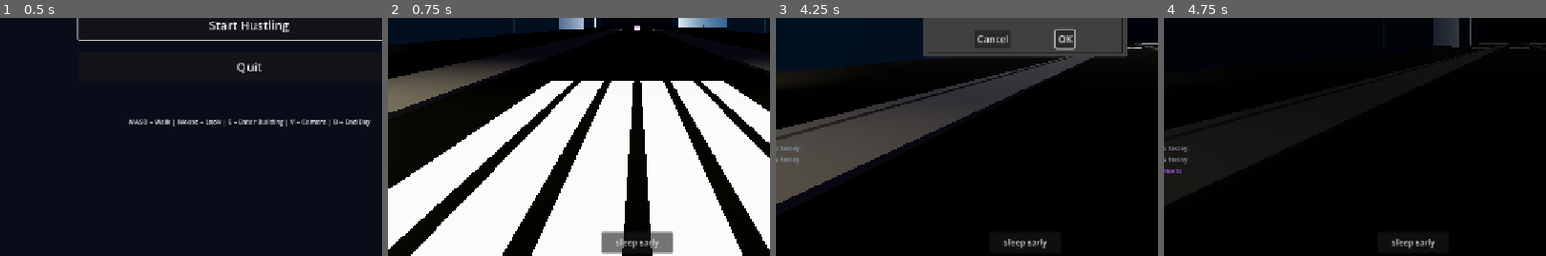
Above: before the commit, frames 1-4 (left to right).
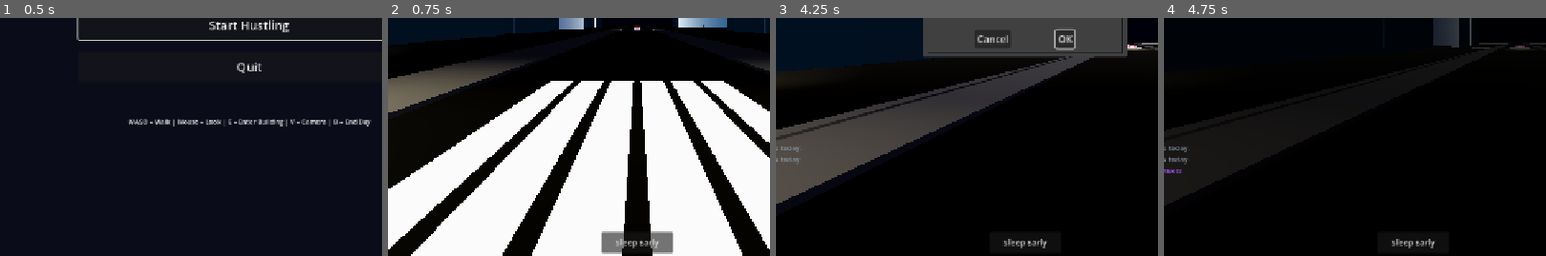
Above: after the commit, the same moments.

Repository: buttergolemcode/unemploymentsimulator
Game: Godot game, scene res://scenes/MainMenu.tscn
Two runs of this game, one before a commit and one after it. Both use one fixed random seed, a clock stepped at 60 frames per second and the inputs below.
Inputs (mouse positions are % of the whole screen's width and height, from its top left):
- Up to frame 1 (0.5 s): no input
- Up to frame 2 (0.75 s): click "Start Hustling" at 0.5 s
- Up to frame 3 (4.25 s): click "Sleep Early" at 1.25 s; click "OK" at 2 s; tap Enter at 2.75 s; move the mouse to (55, 50) at 2.77 s; hold W from 2.78 s (still down); tap V at 2.85 s; click (55, 50) at 2.92 s; tap Space at 3.02, 3.77 s; move the mouse to (45, 50) at 3.52 s; tap E at 3.6 s
- Up to frame 4 (4.75 s): release W at 4.25 s; click "OK" at 4.25 s
The pictures show only the part of the screen within x 17-67%, y 49-99%; the shares and areas given below are measured in that part.

Frame 1 is identical in both runs. In frame 2, less than 0.1% of the frame differs, in the area x 64-66%, y 3-6%; in frame 3, less than 0.1%, in the area x 92-98%, y 11-14%; in frame 4, less than 0.1%.

Commit message:
Fix: car in ground — capsule was sphere (1.6m), too short for 4.5m car
User feedback: 'Das Auto ist jetzt im Boden?'

Root cause: Previous capsule (radius=0.8, height=0.0) was effectively a
sphere 1.6m diameter. The car body is 4.5m long — so 1.45m of the car
extended beyond the capsule on each end. With no collision at front/rear,
the visual body could clip into ground when physics snapped the small
capsule to floor.

Fix: Orient capsule along Z-axis (car length).
- radius = 0.8 (car half-height, rounded bottom for sidewalk sliding)
- height = 2.9 (cylinder part along Z-axis)
- Total length = 2.9 + 2*0.8 = 4.5m (matches car body length)
- Total height = 2*0.8 = 1.6m (matches car body height)
- Rotated 90° on X-axis (col.rotation.x = PI/2) to lie flat along Z
- Center at y=0.8 (bottom at y=0.0 = ground level)

Now: capsule covers entire car length (4.5m), has rounded bottom that
slides over sidewalk steps, and properly supports the car on ground.

Diff:
--- a/godot/scripts/GameScene.gd
+++ b/godot/scripts/GameScene.gd
@@ -65,16 +65,19 @@
 		# Collision
 		var col = CollisionShape3D.new()
 		var shape = BoxShape3D.new()
-		# Vehicle collision: CapsuleShape (rounded bottom slides over sidewalk steps)
-		# NOTE: CapsuleShape3D.height is the CYLINDER part only. Total height = height + 2*radius.
-		# We want total ~1.6m, with rounded bottom at y=0 (ground level).
-		# radius=0.8 (close to half car width 0.95), height=0.0 (pure sphere shape)
-		# -> total height = 0 + 2*0.8 = 1.6m, center at y=0.8, bottom at y=0.0
+		# Vehicle collision: CapsuleShape oriented along Z (car length axis)
+		# CapsuleShape3D is oriented along Y by default. We rotate it 90° on X
+		# so it lies along Z (matching car length). Now it's long enough to
+		# cover the full car body, with rounded front/back edges.
+		# radius=0.8 (car half-height), height=2.9 (cylinder part = car length - 2*radius)
+		# Total length = 2.9 + 2*0.8 = 4.5m (matches car body length)
+		# Total height = 2*0.8 = 1.6m (matches car body height ~1.4m)
 		var capsule = CapsuleShape3D.new()
 		capsule.radius = 0.8
-		capsule.height = 0.0  # sphere shape (no cylinder part) — simplest rounded form
+		capsule.height = 2.9  # cylinder part (total = 2.9 + 1.6 = 4.5m along Z)
 		col.shape = capsule
-		col.position = Vector3(0, 0.8, 0)  # center at y=0.8, bottom at y=0.0
+		col.position = Vector3(0, 0.8, 0)  # center at y=0.8
+		col.rotation.x = PI / 2  # rotate capsule from Y-axis to Z-axis (lie flat)
 		vehicle.add_child(col)
 
 		# Mesh container
Not shown, added: upload/pasted_image_1782499037788.png
Not shown, added: upload/pasted_image_1782499058348.png
Not shown, added: upload/pasted_image_1782499066554.png
